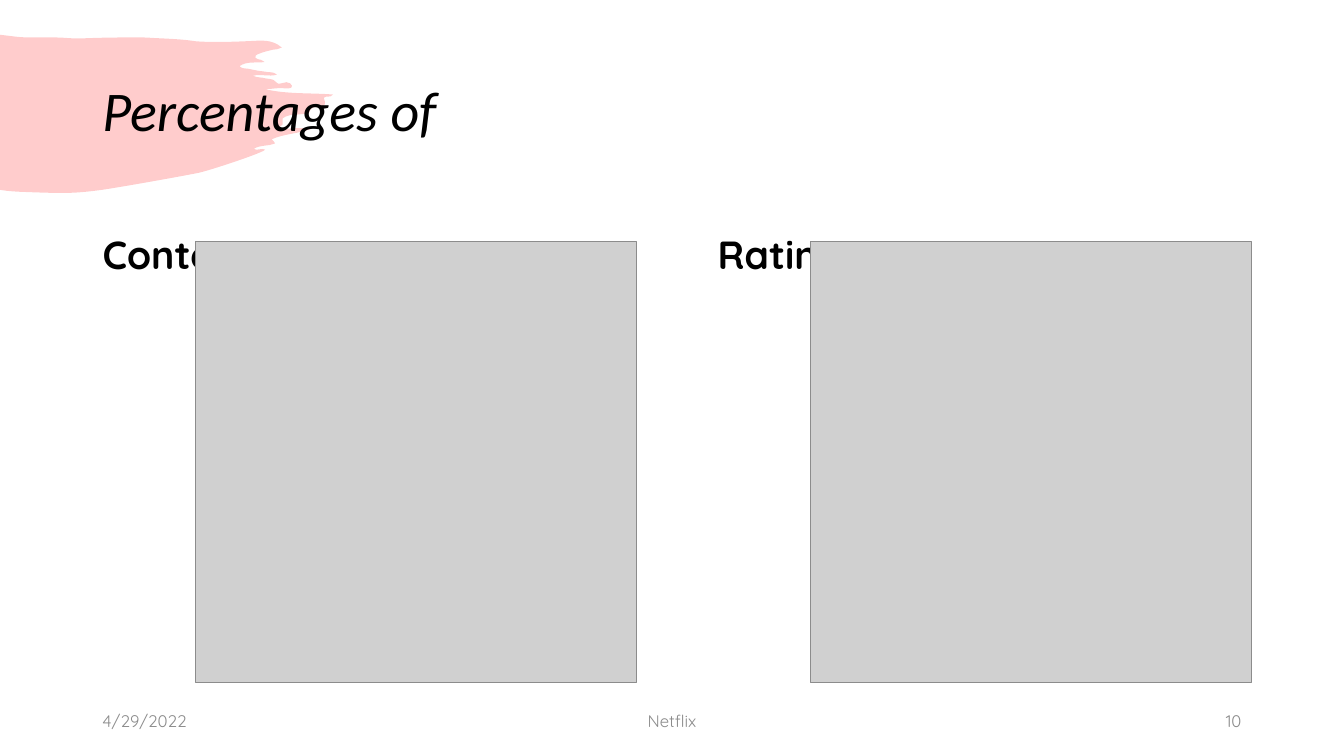
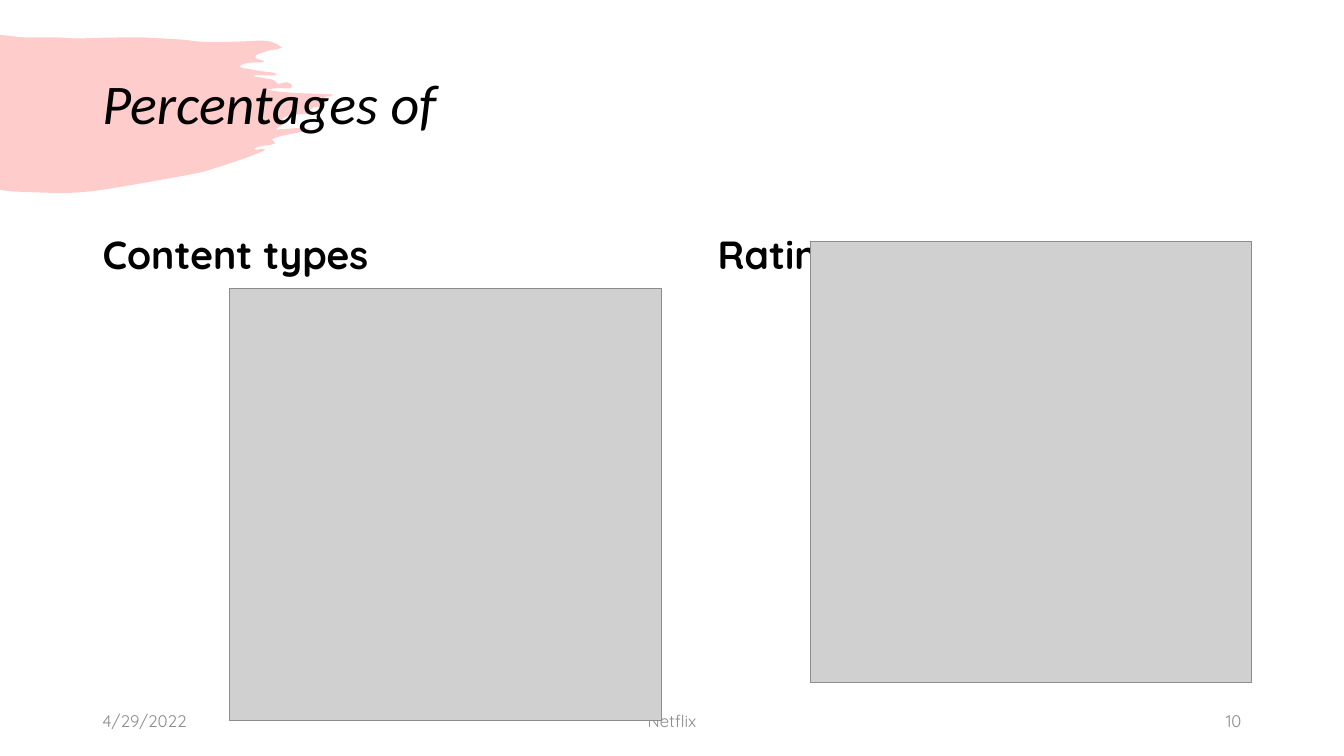
Before and after one commit to Kevinle76/NetFlix, a slide deck: slide 10 of Project_1.pptx. Drawn at 1344x756 pixels with LibreOffice and Linux fonts; fonts in the diff are those of the drawing; grey boxes stand for pictures. Boxes give left, top, right and bottom in pixels: in the first picture for what was removed or moved away, otherwise in the second. Text is boxed around its words. In the diff, an @@ line names an element or a change of style, - is before the commit and + after.

```diff
--- a/Project_1.pptx
+++ b/Project_1.pptx
@@ title "Percentages of": place and size @@
-title "Percentages of" at [102, 84, 437, 144]
+title "Percentages of" at [102, 77, 437, 137]
@@ picture: place and size @@
-picture at [196, 242, 636, 683]
+picture at [229, 288, 661, 721]
```
Also in this commit, not shown: 1 other slide changed, 1 slide added, 3 other files.
